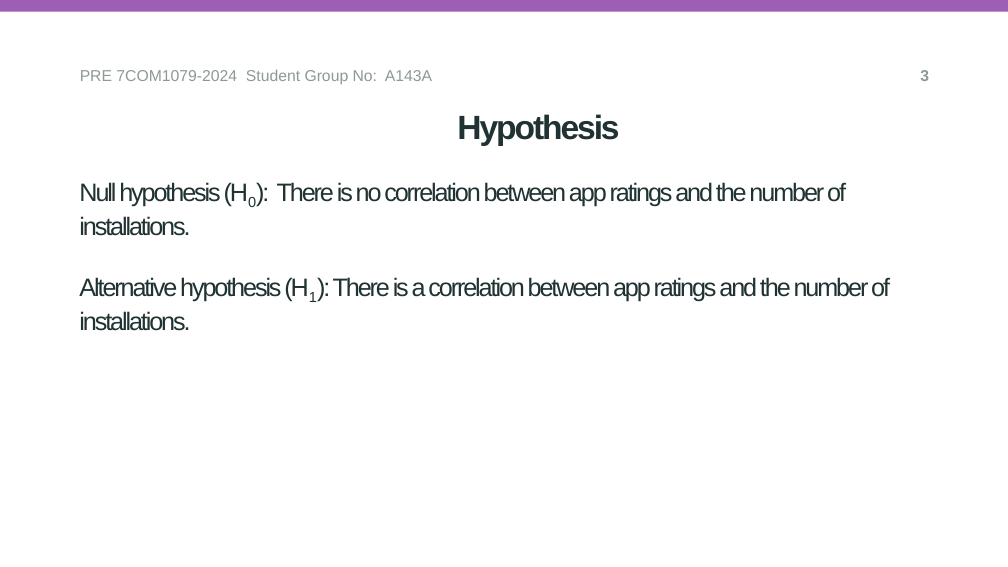
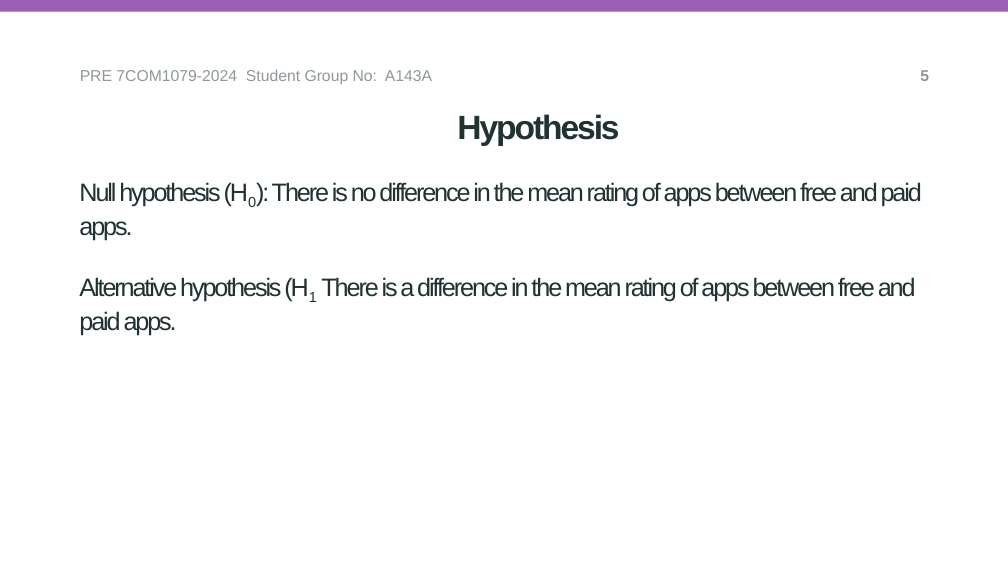
Before and after one commit to noelpaul07/A143A, a slide deck: slide 5 of reseach_question_presentation.pptx. Drawn at 1008x567 pixels with LibreOffice and Linux fonts; fonts in the diff are those of the drawing; background and template pictures are left out. Boxes give left, top, right and bottom in pixels: in the first picture for what was removed or moved away, otherwise in the second. Text is boxed around its words. In the diff, an @@ line names an element or a change of style, - is before the commit and + after.

```diff
--- a/reseach_question_presentation.pptx
+++ b/reseach_question_presentation.pptx
@@ text at (920, 70, 929, 81): text changed @@
-3
+5
@@ text at (79, 114, 922, 336): text changed @@
-Hypothesis
-Null hypothesis (H0): There is no correlation between app ratings and the number of installations.
-Alternative hypothesis (H1): There is a correlation between app ratings and the number of installations.
+Hypothesis
+Null hypothesis (H0): There is no difference in the mean rating of apps between free and paid apps.
+Alternative hypothesis (H1 There is a difference in the mean rating of apps between free and paid apps.
```
Also in this commit, not shown: 5 other slides changed.
